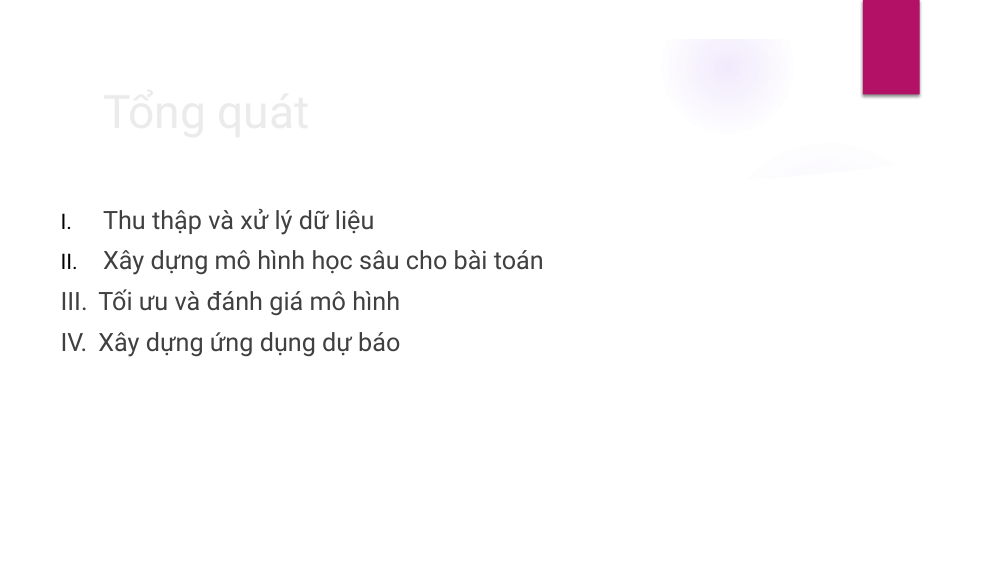
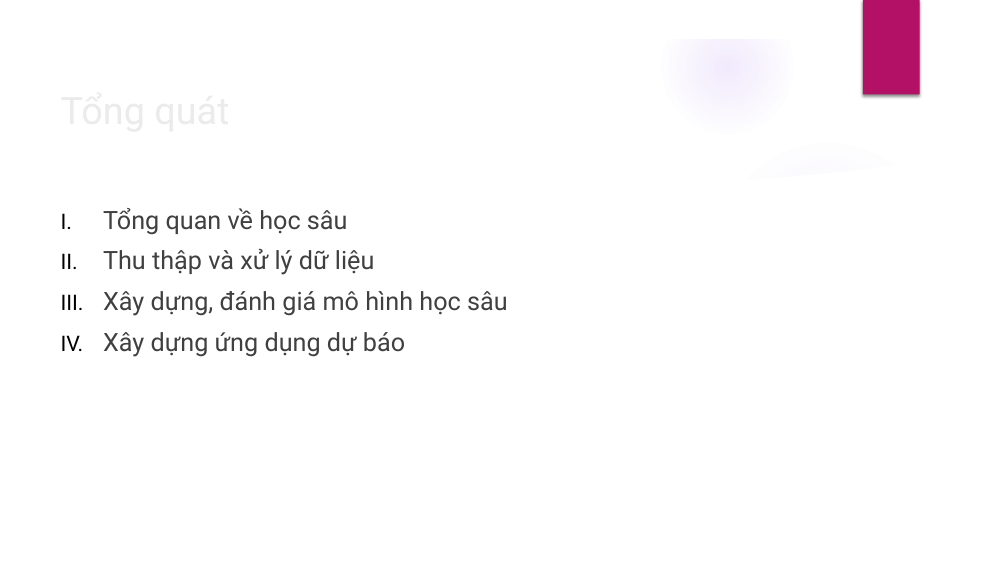
Before and after one commit to DesertFoxee/ai_room_price_prediction, a slide deck: slide 3 of Slide.pptx. Drawn at 1008x567 pixels with LibreOffice and Linux fonts; fonts in the diff are those of the drawing; background and template pictures are left out. Boxes give left, top, right and bottom in pixels: in the first picture for what was removed or moved away, otherwise in the second. Text is boxed around its words. In the diff, an @@ line names an element or a change of style, - is before the commit and + after.

Commit message:
Slide

```diff
--- a/Slide.pptx
+++ b/Slide.pptx
@@ title "Tổng quát": place and size @@
-title "Tổng quát" at <box>95,80,820,138</box>
+title "Tổng quát" at <box>53,80,777,138</box>
@@ title "Tổng quát" at <box>53,80,777,138</box>: size 44 to 36 pt @@
@@ text at <box>103,208,348,235</box>: paragraph added @@
+I. Tổng quan về học sâu
@@ text at <box>103,291,508,357</box>: text changed @@
-II. Xây dựng mô hình học sâu cho bài toán
-III. Tối ưu và đánh giá mô hình
-IV. Xây dựng ứng dụng dự báo
+III. Xây dựng, đánh giá mô hình học sâu
+IV. Xây dựng ứng dụng dự báo
```
Also in this commit, not shown: 1 other slide changed, 3 slides added, 1 slide removed, 2 other files.
